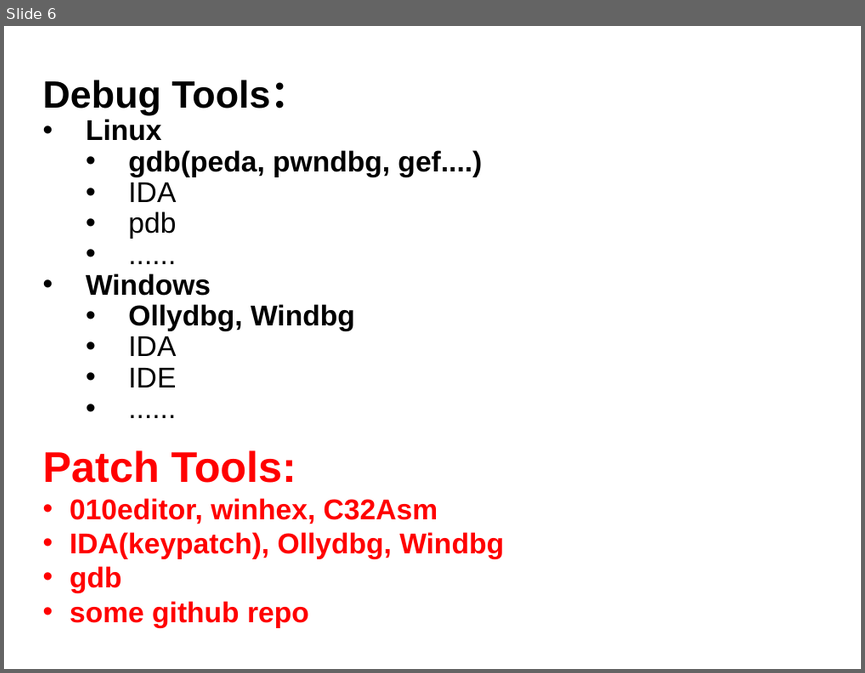
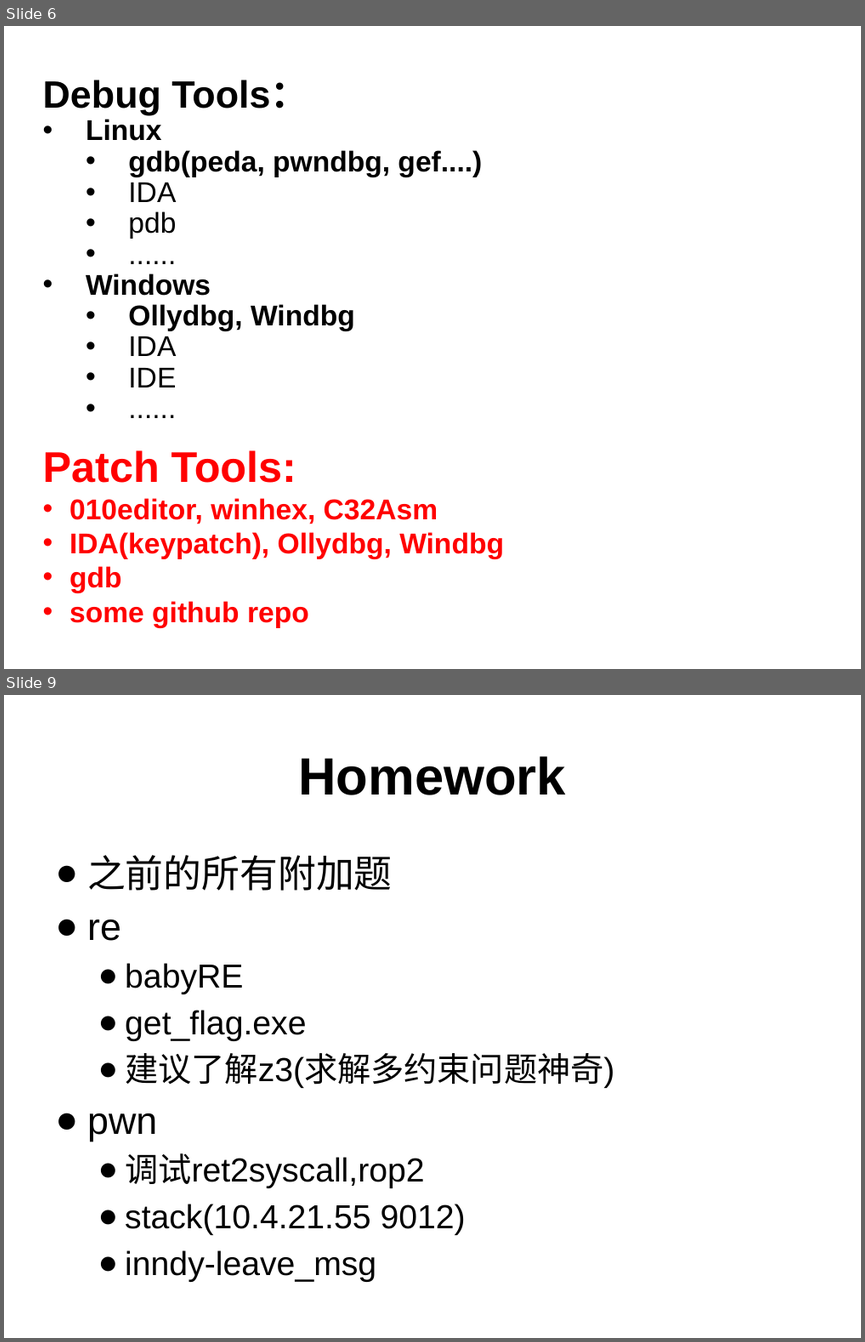
Before and after one commit to zephyract/my_repo, a slide deck: islab/debug&patch/debug&patch.pptx. Shown one above the other, each under a label of ours: slide 6 before the commit, slides 6 and 9 after it; the slides between them are not shown. The pictures are 865x673 and 865x1342 pixels, drawn with LibreOffice and Linux fonts; fonts in the diff are those of the drawing. Boxes give left, top, right and bottom in pixels: in the first picture for what was removed or moved away, otherwise in the second. Text is boxed around its words. In the diff, an @@ line names an element or a change of style, - is before the commit and + after.

```diff
--- a/islab/debug&patch/debug&patch.pptx
+++ b/islab/debug&patch/debug&patch.pptx
@@ slide 9 added at (4,695,861,1338), background #FFFFFF @@
@@ title added at (298,756,566,795), 44 pt, text #000000, bold @@
+Homework
@@ text added at (87,855,614,1281), 28 pt, text #000000 @@
+● 之前的所有附加题
+● re
+  ● babyRE
+  ● get_flag.exe
+  ● 建议了解z3(求解多约束问题神奇)
+● pwn
+  ● 调试ret2syscall,rop2
+  ● stack(10.4.21.55 9012)
+  ● inndy-leave_msg
```
Also in this commit, not shown: 5 slides changed, 8 other files.
